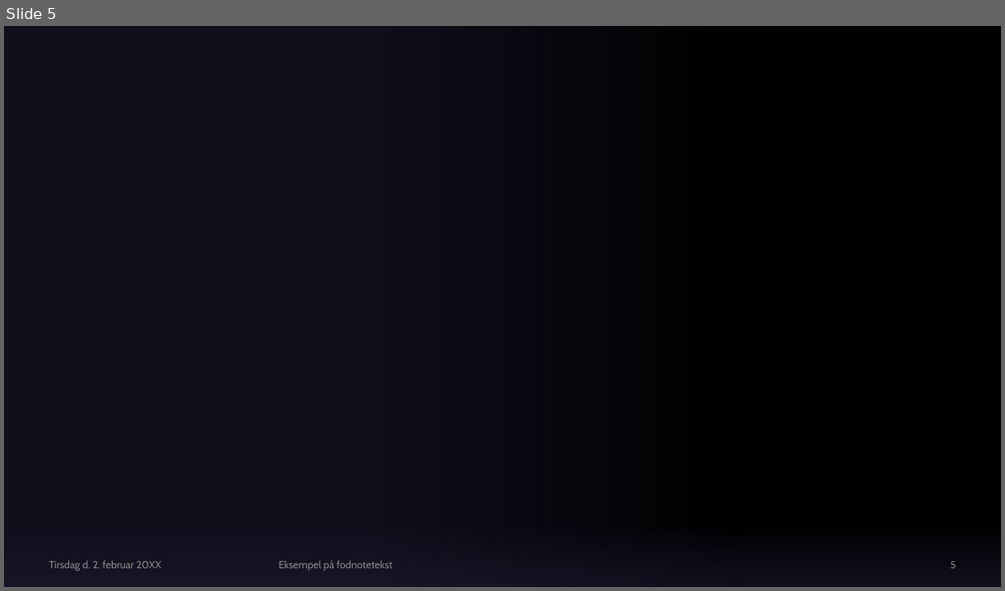
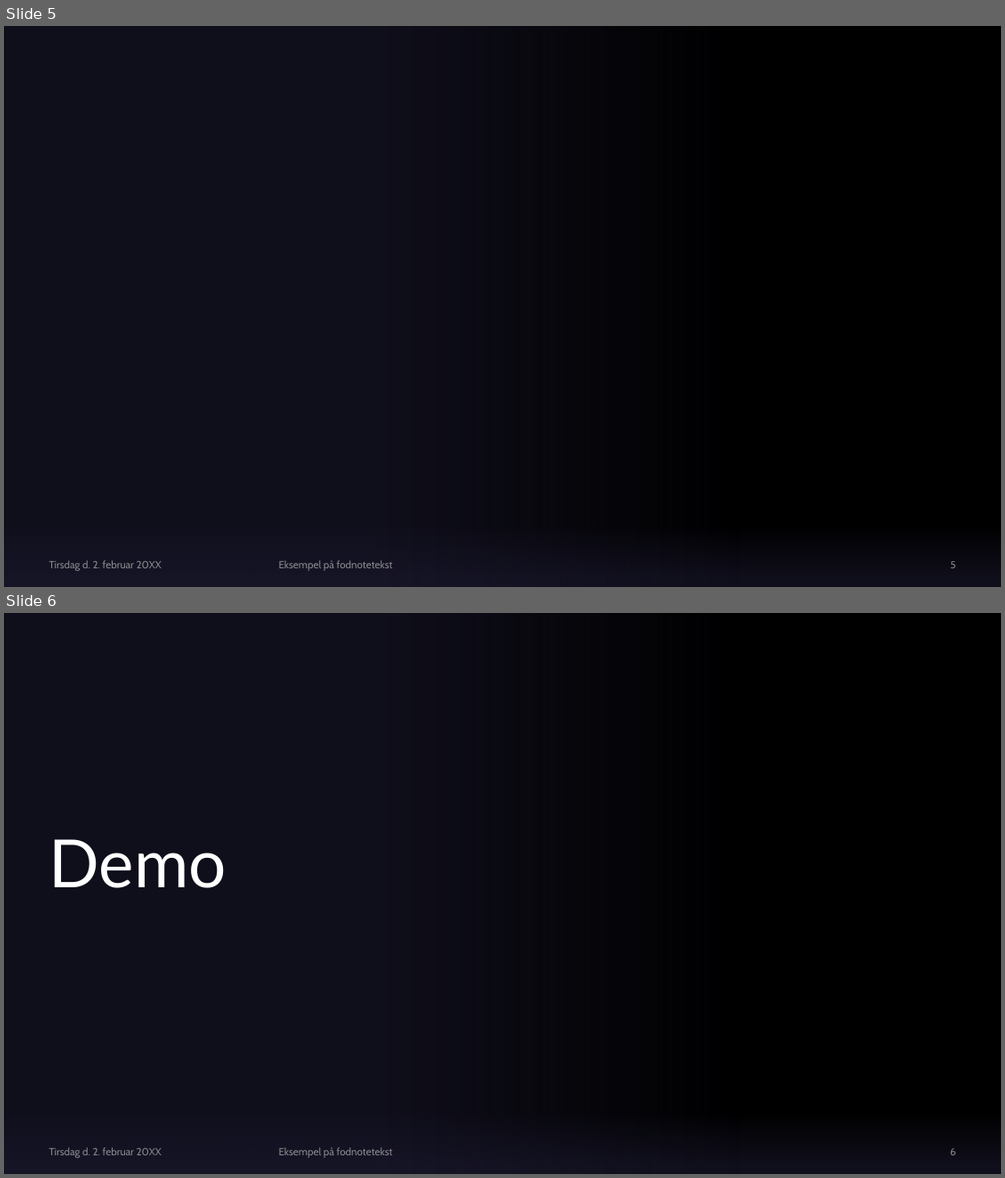
Before and after one commit to Jakob-Hjort/Autobid, a slide deck: Aktionshus H2.pptx. Shown one above the other, each under a label of ours: slide 5 before the commit, slides 5 and 6 after it. The pictures are 1005x591 and 1005x1178 pixels, drawn with LibreOffice and Linux fonts; fonts in the diff are those of the drawing; background and template pictures are left out. Boxes give left, top, right and bottom in pixels: in the first picture for what was removed or moved away, otherwise in the second. Text is boxed around its words. In the diff, an @@ line names an element or a change of style, - is before the commit and + after.

```diff
--- a/Aktionshus H2.pptx
+++ b/Aktionshus H2.pptx
@@ slide 6 added at (4, 613, 1001, 1174), background #000000; not listed: 2 template elements that a slide beside it also shows @@
@@ title added at (49, 839, 226, 888), 64 pt, text #FFFFFF @@
+Demo
@@ text added at (49, 1147, 162, 1158), 10 pt, text #A6A6A6 at 80% opacity @@
+Tirsdag d. 2. februar 20XX
@@ text added at (279, 1147, 393, 1158), 10 pt, text #A6A6A6 at 80% opacity @@
+Eksempel på fodnotetekst
@@ page number added at (950, 1148, 956, 1155), 10 pt, text #A6A6A6 at 80% opacity @@
+6
```
Also in this commit, not shown: 2 slides changed, 1 other slide added, 1 other file.
